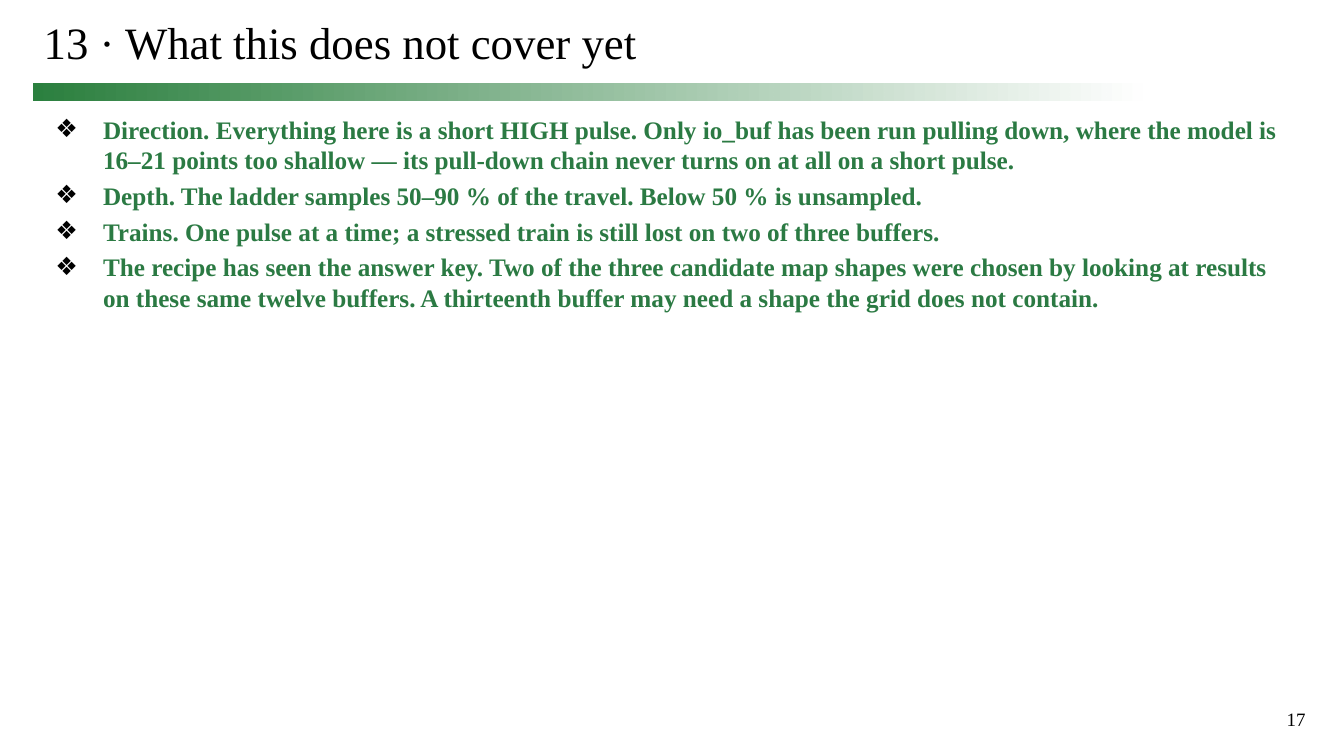
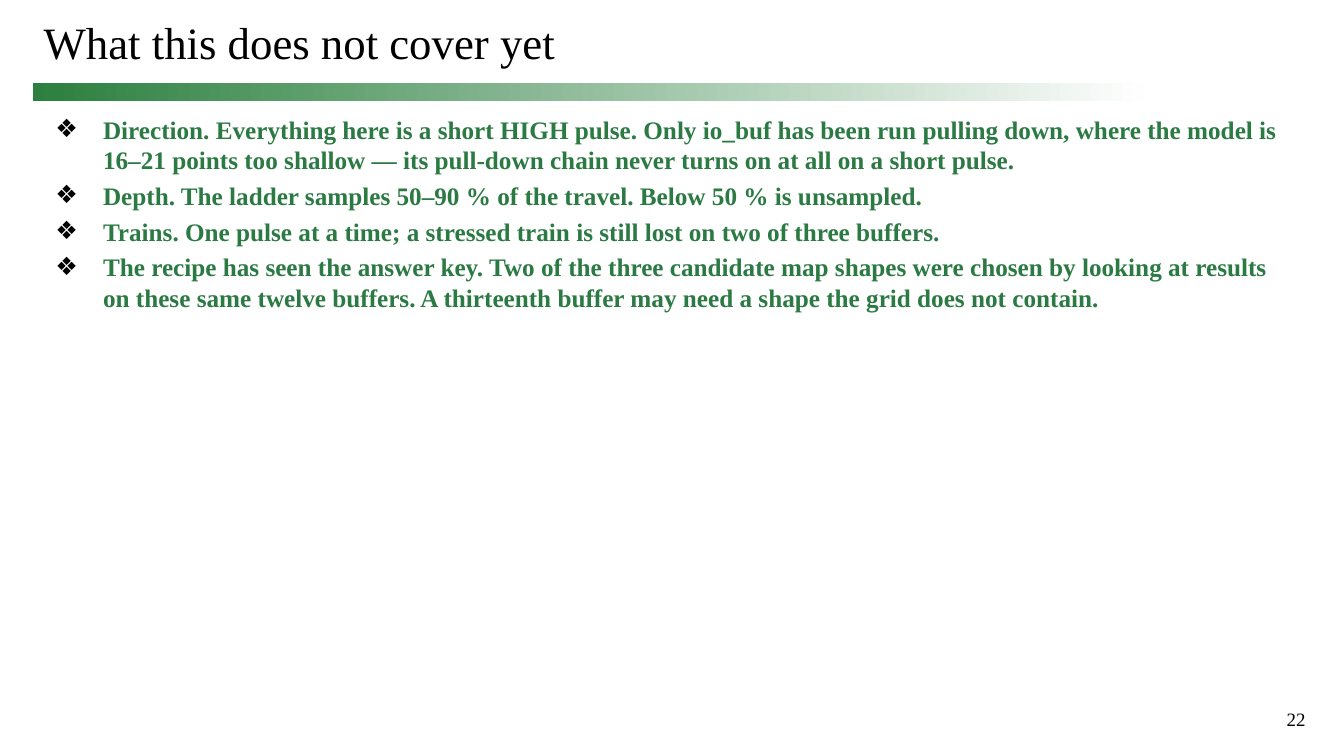
Before and after one commit to simon9721/ibis_comparison, a slide deck: slide 22 of results/meeting_deck_2026-09-24/0924_track1_story.pptx (slide 17 before the commit). Drawn at 1344x756 pixels with LibreOffice and Linux fonts; fonts in the diff are those of the drawing. Boxes give left, top, right and bottom in pixels: in the first picture for what was removed or moved away, otherwise in the second. Text is boxed around its words. In the diff, an @@ line names an element or a change of style, - is before the commit and + after.

```diff
--- a/results/meeting_deck_2026-09-24/0924_track1_story.pptx
+++ b/results/meeting_deck_2026-09-24/0924_track1_story.pptx
@@ title at (44, 28, 555, 69): text changed @@
-13 · What this does not cover yet
+What this does not cover yet
@@ page number at (1287, 713, 1306, 726): text changed @@
-17
+22
```
Also in this commit, not shown: 3 other slides changed, 6 slides added, 1 slide removed, 7 other files.
